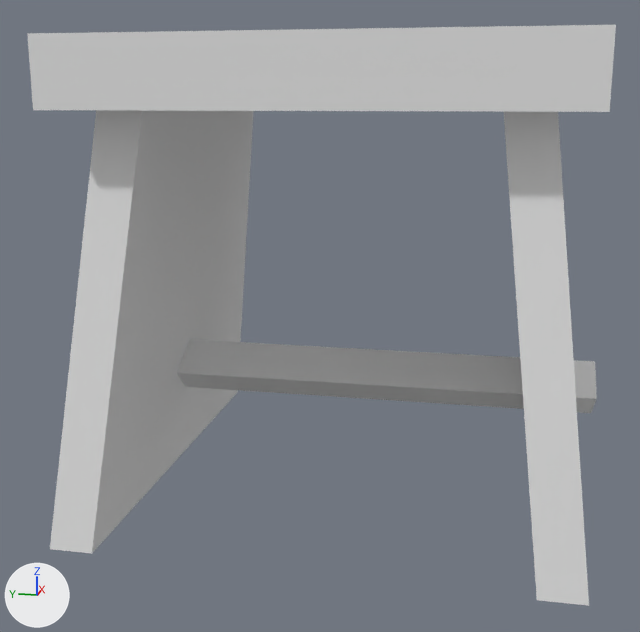
An edit to the FBX model Assets/TR/TressleStool.fbx, drawn before and after from the same camera.
The view is the same before and after, from a camera (50 mm lens) standing at (-1.007, -0.166, 0.444) and looking at (-0.019, 0.031, 0.197). Every picture has the same lights, and +X, +Y and +Z are marked at lower left. The older version comes first.
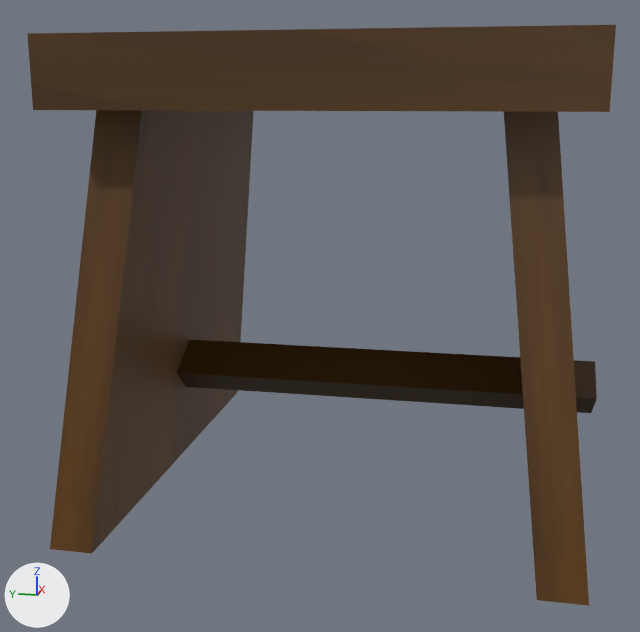
Patch to the scene script:
```diff
--- a/Assets/TR/TressleStool.fbx.py
+++ b/Assets/TR/TressleStool.fbx.py
@@ img_tresslestool_tex_png @@
+img_tresslestool_tex_png = load_image('TressleStool_Tex.png', 'TressleStool_Tex.png', 2048, 2048, 'sRGB')
@@ mat_material @@
+mat_material = principled_material('Material')
+mat_material.texture = img_tresslestool_tex_png  # with its transparency
@@ me_cube_001 @@
 me_cube_001.from_pydata(...)  # 344 vertices, 340 faces; spans x -0.257..0.257, y -0.282..0.282, z -0.375..0.125
+me_cube_001.materials.append(mat_material)  # picture img_tresslestool_tex_png
```

Pixel boxes [x1, y1, x2, y2] of what changed, in the pictures (640 x 632 px):
'Cube.001', recoloured (white to brown): [27, 25, 616, 606] in both
